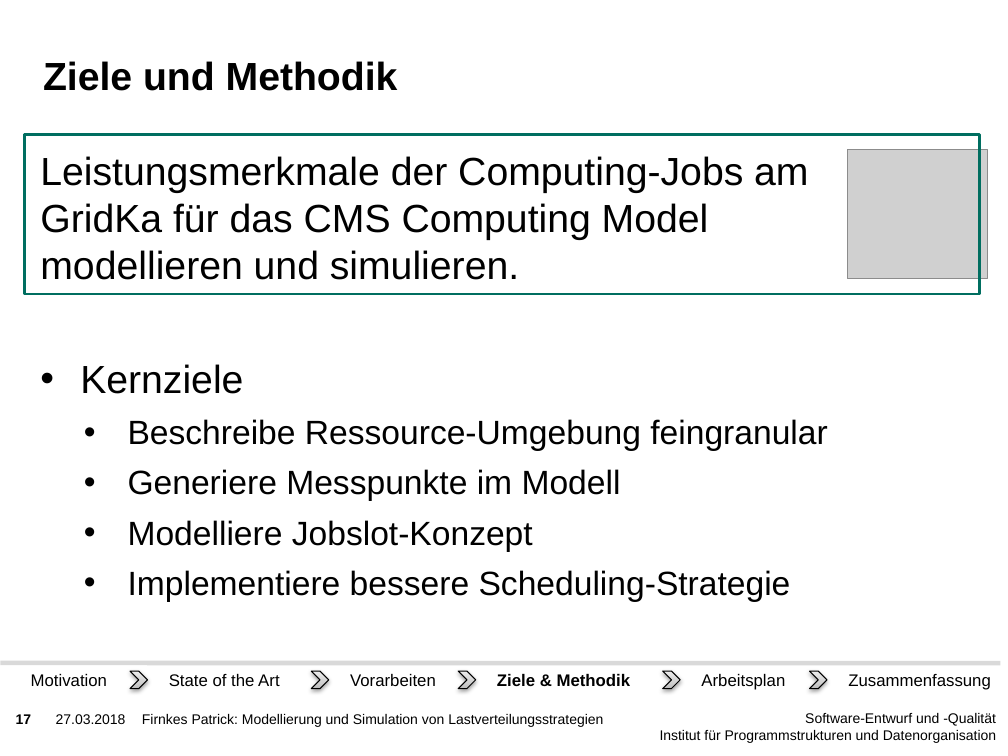
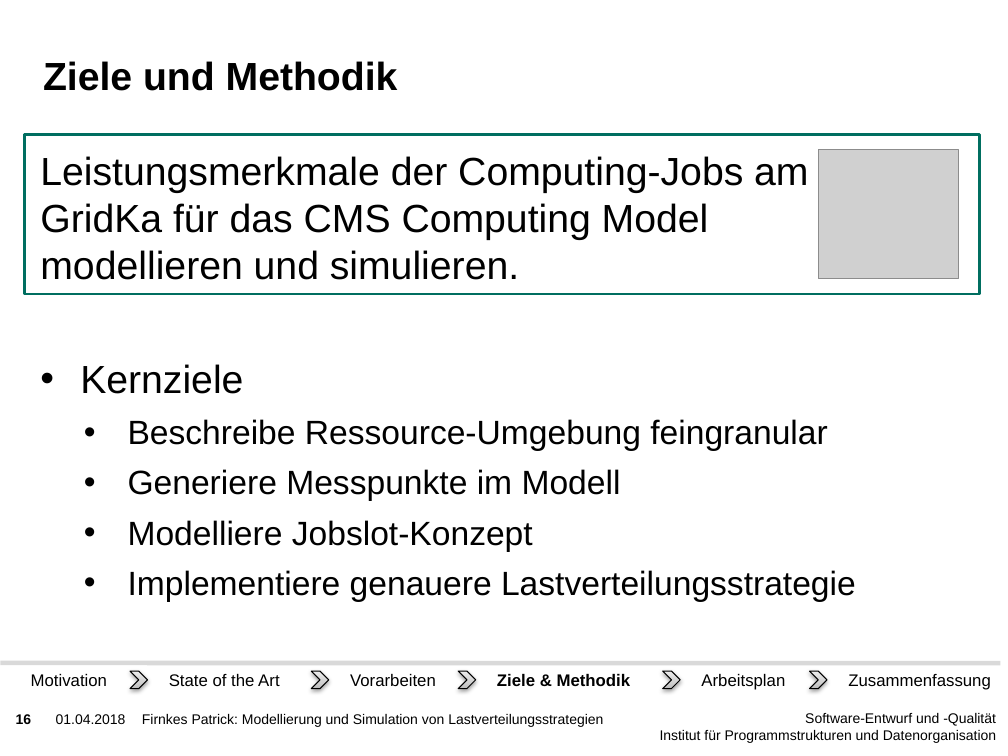
Before and after one commit to PatFirn/wlcg-loadbalancing, a slide deck: slide 16 of presentations/projekt-antrag.pptx (slide 17 before the commit). Drawn at 1008x756 pixels with LibreOffice and Linux fonts; fonts in the diff are those of the drawing; grey boxes stand for pictures; background and template pictures are left out. Boxes give left, top, right and bottom in pixels: in the first picture for what was removed or moved away, otherwise in the second. Text is boxed around its words. In the diff, an @@ line names an element or a change of style, - is before the commit and + after.

```diff
--- a/presentations/projekt-antrag.pptx
+++ b/presentations/projekt-antrag.pptx
@@ picture: place and size @@
-picture at (847, 149, 987, 278)
+picture at (818, 149, 959, 278)
@@ text at (128, 570, 856, 602): text changed @@
-  • Implementiere bessere Scheduling-Strategie
+  • Implementiere genauere Lastverteilungsstrategie
@@ page number at (16, 714, 32, 724): text changed @@
-17
+16
@@ text at (56, 714, 126, 724): text changed @@
-27.03.2018
+01.04.2018
```
Also in this commit, not shown: 32 other slides changed, 4 slides added.
